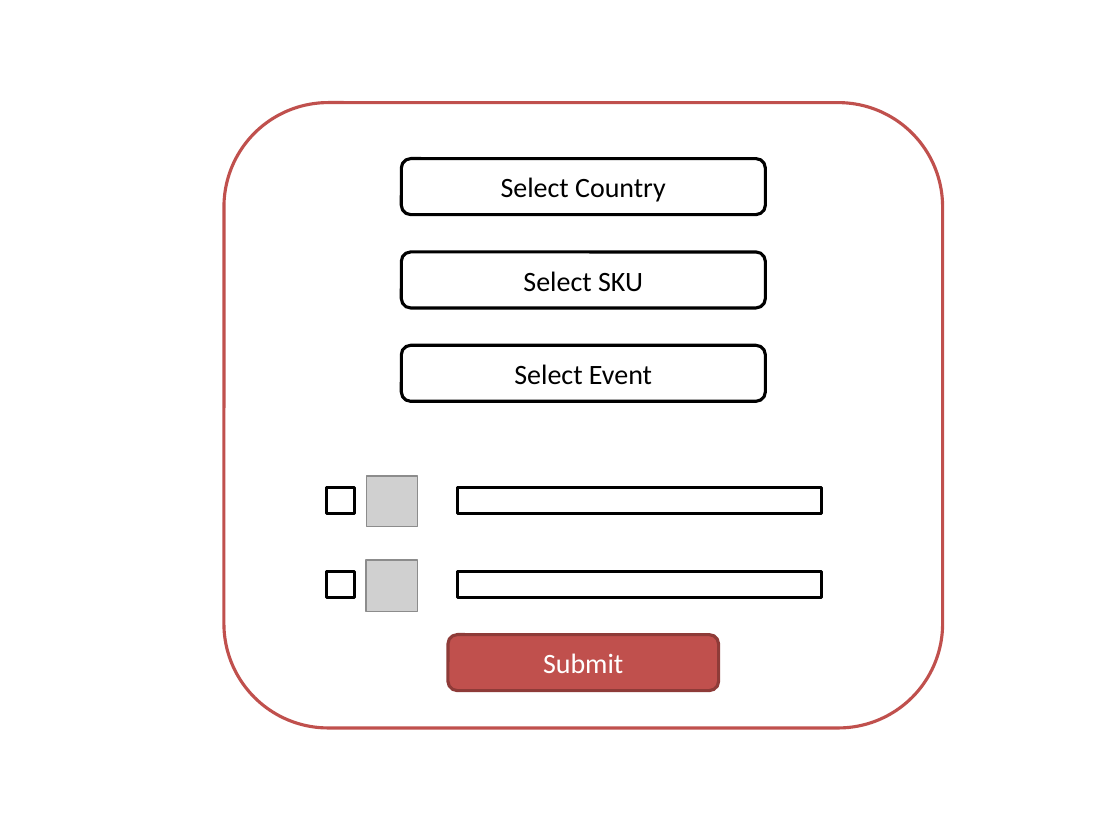
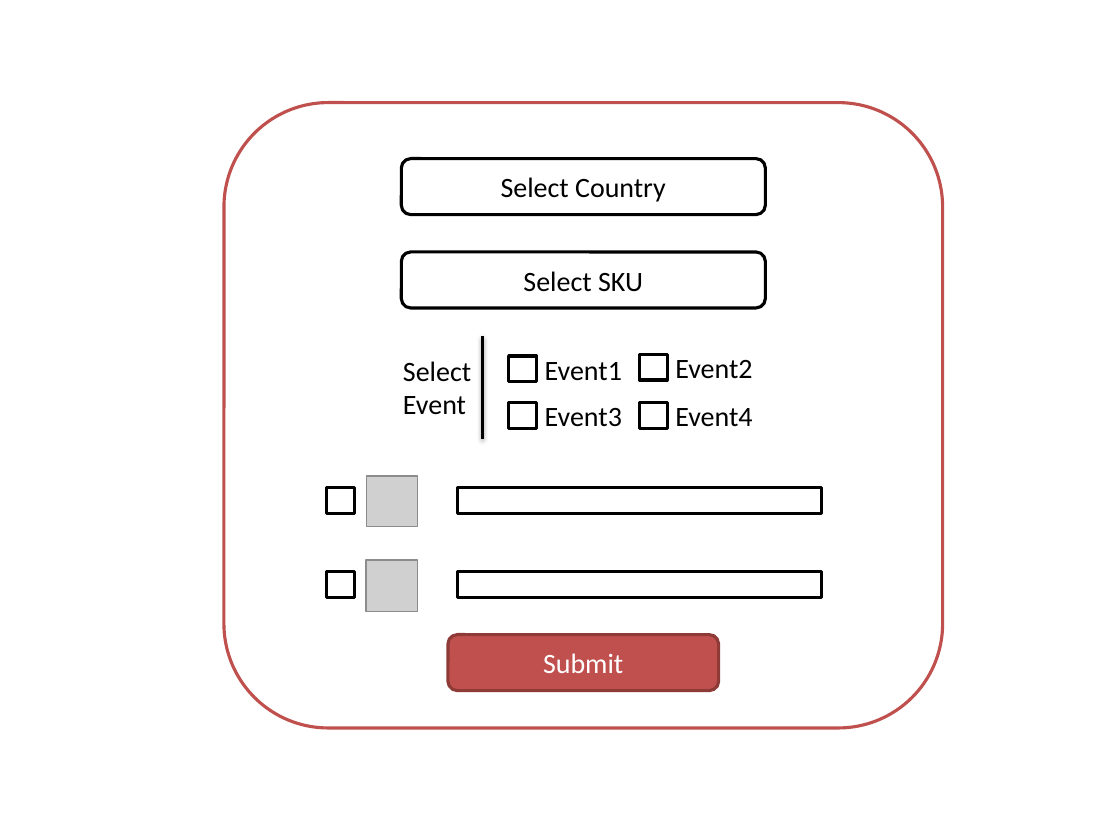
Before and after one commit to DCSGInterns/ATS, a slide deck: slide 2 of UI Design/InitialDesign.pptx. Drawn at 1120x840 pixels with LibreOffice and Linux fonts; fonts in the diff are those of the drawing; grey boxes stand for pictures. Boxes give left, top, right and bottom in pixels: in the first picture for what was removed or moved away, otherwise in the second. Text is boxed around its words. In the diff, an @@ line names an element or a change of style, - is before the commit and + after.

Commit message:
change to design

```diff
--- a/UI Design/InitialDesign.pptx
+++ b/UI Design/InitialDesign.pptx
@@ text "Select": place and size @@
-text "Select" at [401, 345, 765, 401]
+text "Select" at [403, 361, 471, 415]
@@ text "Select" at [403, 361, 471, 415]: vertical alignment middle to top; fill #FFFFFF to none; outline #000000 2 pt to none @@
@@ line added from (483, 336) to (483, 439), #000000 2 pt @@
@@ rectangle added at [508, 356, 536, 382], fill #FFFFFF, outline #000000 2 pt @@
@@ rectangle added at [640, 355, 668, 381], fill #FFFFFF, outline #000000 2 pt @@
@@ text at [403, 361, 471, 415]: text changed @@
-Select Event
+Select
+Event
@@ text added at [545, 362, 622, 381], 18 pt, text #000000 @@
+Event1
@@ text added at [675, 360, 752, 378], 18 pt, text #000000 @@
+Event2
@@ rectangle added at [508, 403, 536, 429], fill #FFFFFF, outline #000000 2 pt @@
@@ text added at [545, 408, 622, 427], 18 pt, text #000000 @@
+Event3
@@ rectangle added at [640, 403, 668, 429], fill #FFFFFF, outline #000000 2 pt @@
@@ text added at [675, 408, 752, 426], 18 pt, text #000000 @@
+Event4
```
Also in this commit, not shown: 1 other slide changed, 1 slide added.
